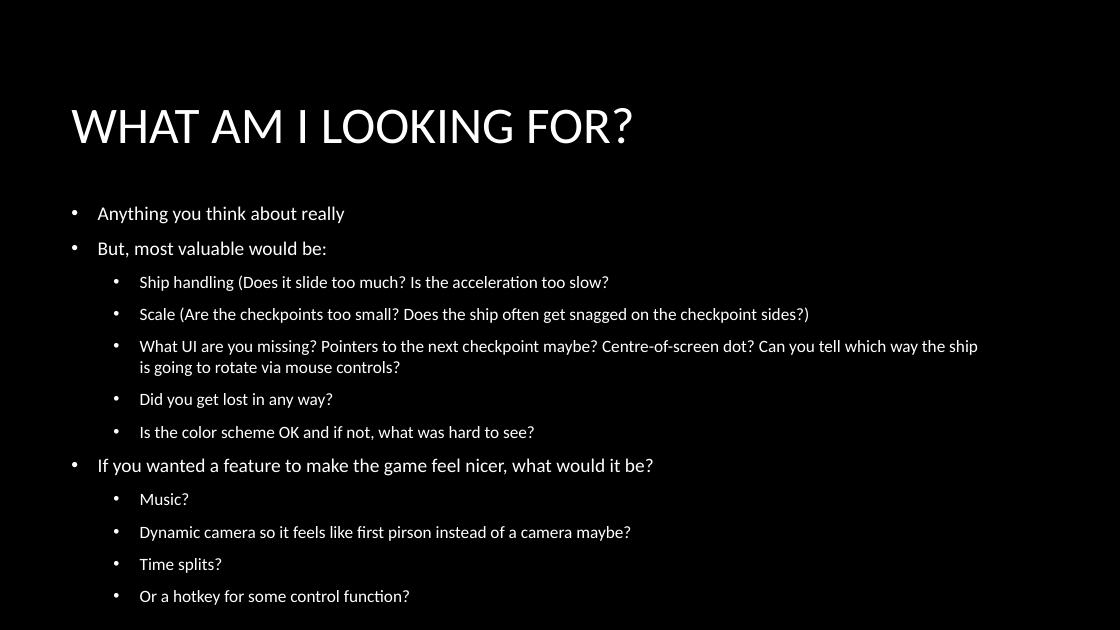
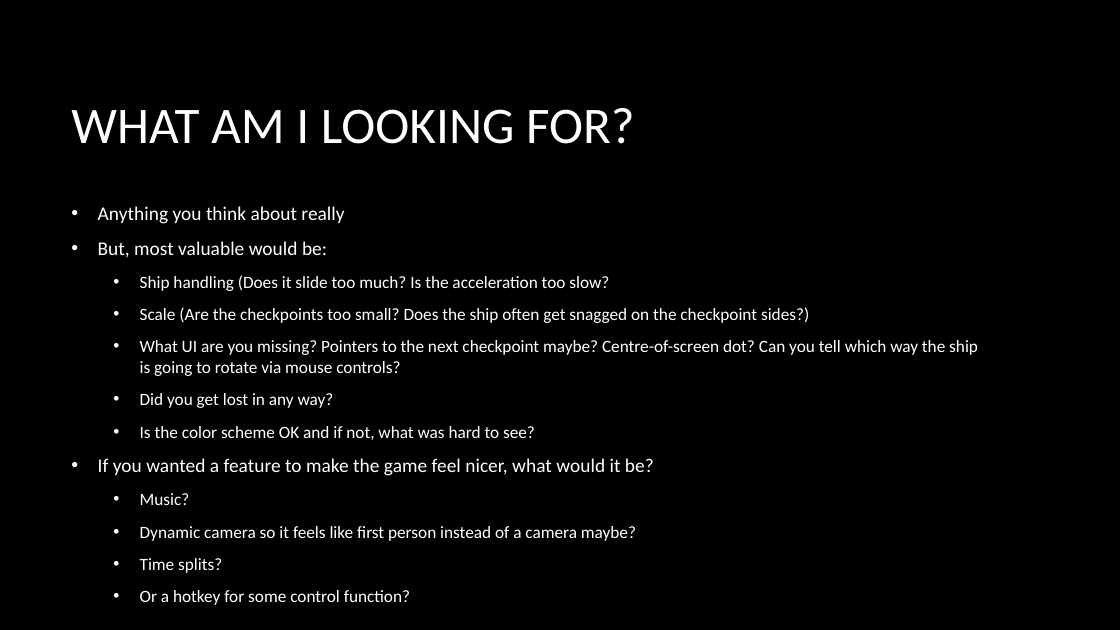
Before and after one commit to Maty-83/MscProjGame, a slide deck: slide 3 of Prototype User Feedback Guide.pptx. Drawn at 1120x630 pixels with LibreOffice and Linux fonts; fonts in the diff are those of the drawing; background and template pictures are left out. Boxes give left, top, right and bottom in pixels: in the first picture for what was removed or moved away, otherwise in the second. Text is boxed around its words. In the diff, an @@ line names an element or a change of style, - is before the commit and + after.

```diff
--- a/Prototype User Feedback Guide.pptx
+++ b/Prototype User Feedback Guide.pptx
@@ text at box(140, 526, 636, 541): text changed @@
-  • Dynamic camera so it feels like first pirson instead of a camera maybe?
+  • Dynamic camera so it feels like first person instead of a camera maybe?
```
Also in this commit, not shown: 1 other slide changed, 1 other file.
